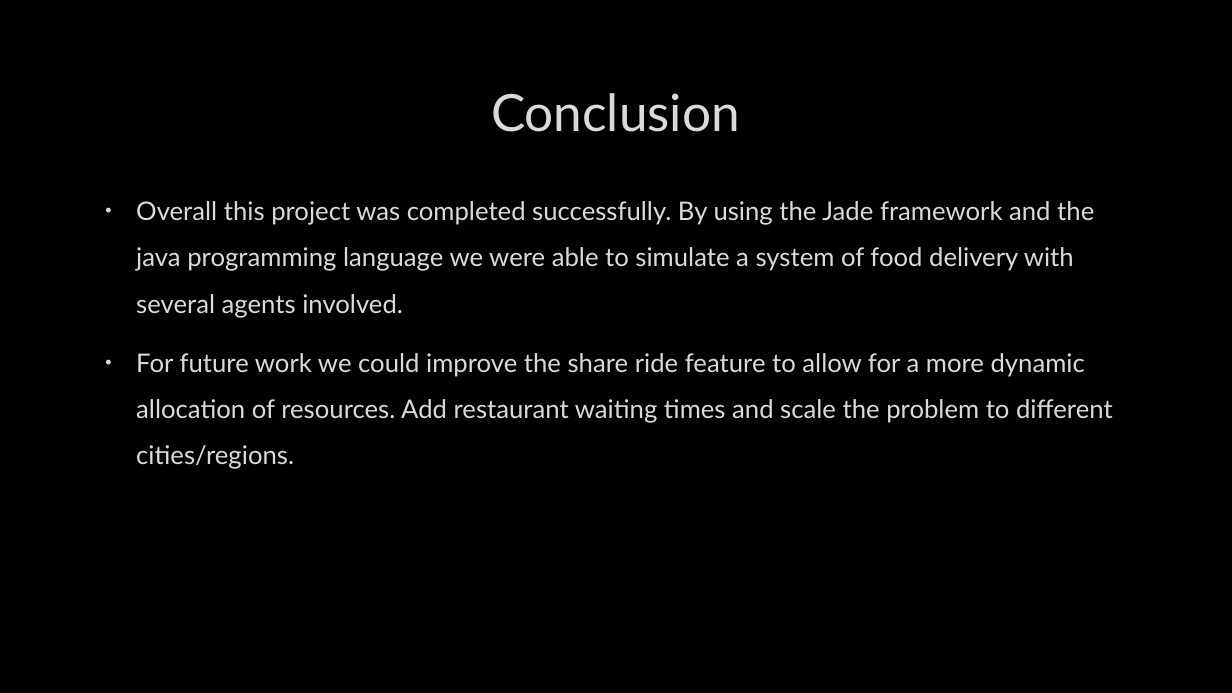
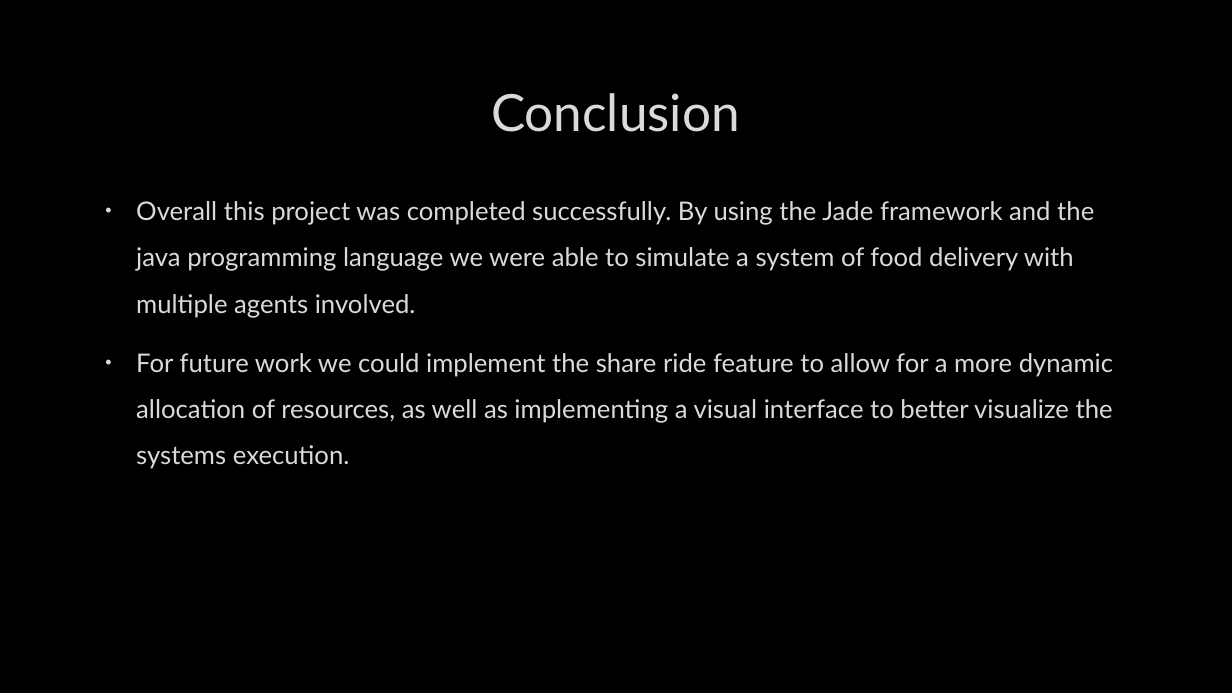
Before and after one commit to joao0903/ASMA, a slide deck: slide 10 of docs/Uber Eats.pptx (slide 9 before the commit). Drawn at 1232x693 pixels with LibreOffice and Linux fonts; fonts in the diff are those of the drawing; background and template pictures are left out. Boxes give left, top, right and bottom in pixels: in the first picture for what was removed or moved away, otherwise in the second. Text is boxed around its words. In the diff, an @@ line names an element or a change of style, - is before the commit and + after.

Commit message:
Presentation done

```diff
--- a/docs/Uber Eats.pptx
+++ b/docs/Uber Eats.pptx
@@ text at bbox=[136, 201, 1113, 469]: text changed @@
-• Overall this project was completed successfully. By using the Jade framework and the java programming language we were able to simulate a system of food delivery with several agents involved.
-• For future work we could improve the share ride feature to allow for a more dynamic allocation of resources. Add restaurant waiting times and scale the problem to different cities/regions.
+• Overall this project was completed successfully. By using the Jade framework and the java programming language we were able to simulate a system of food delivery with multiple agents involved.
+• For future work we could implement the share ride feature to allow for a more dynamic allocation of resources, as well as implementing a visual interface to better visualize the systems execution.
```
Also in this commit, not shown: 4 other slides changed, 9 slides added, 3 slides removed, 4 other files.
